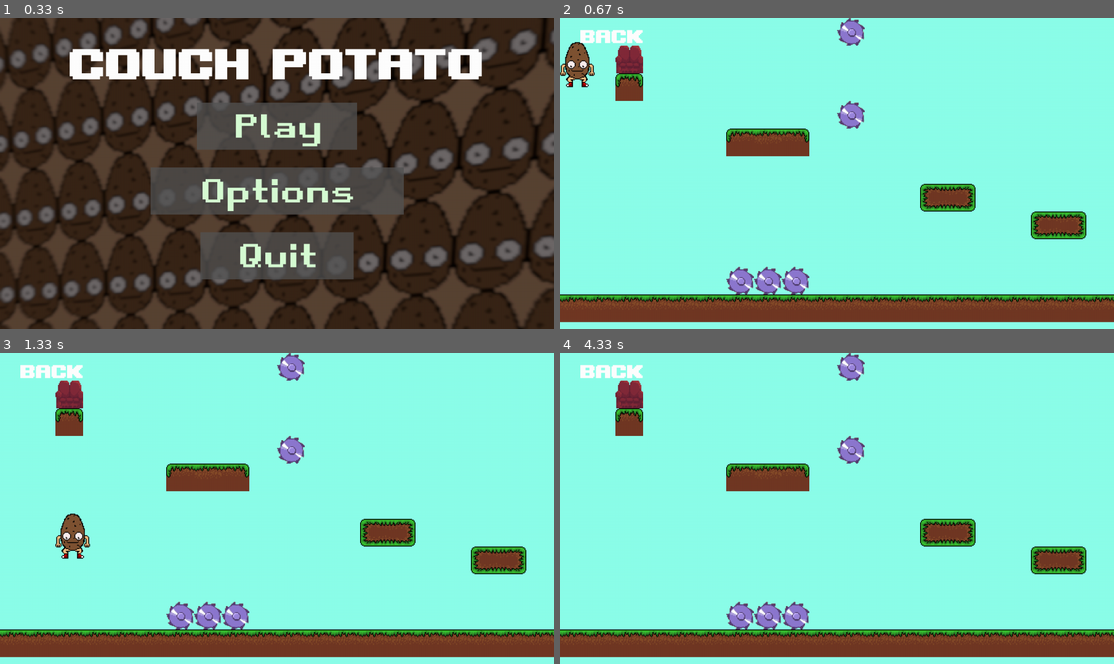
Above: before the commit, frames 1-4 (two rows, left to right).
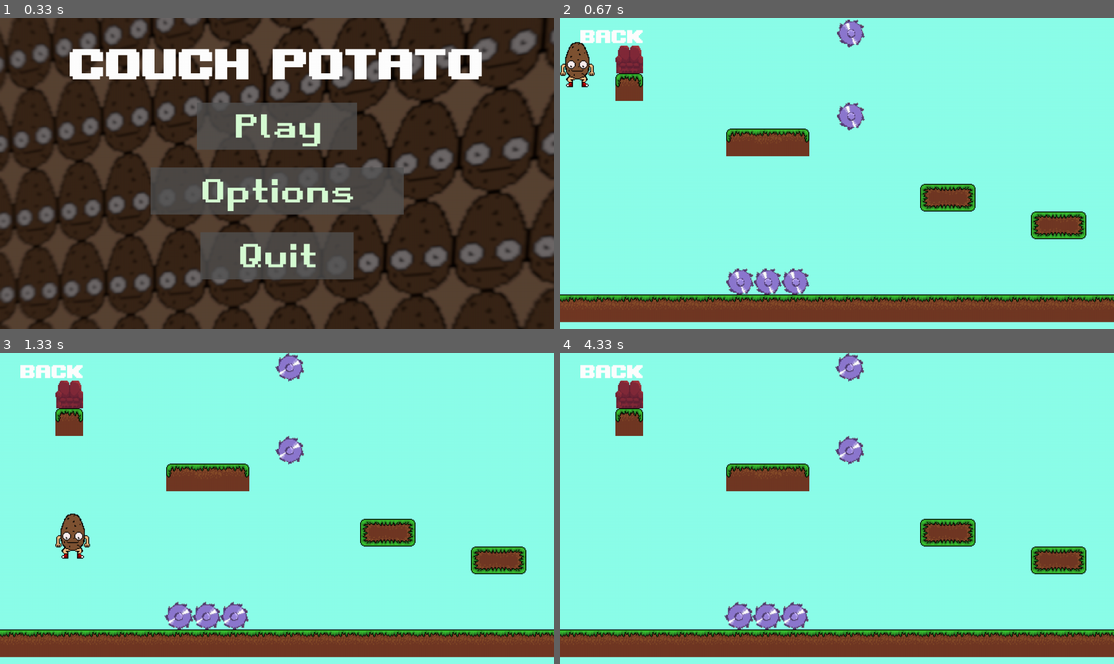
Above: after the commit, the same moments.

Repository: 6Danio6/gra-pygame
Game: pygame game, started from main.py
The game is run twice, just before and just after one commit, with the same random seed, the same clock (stepped at 60 frames per second) and the same inputs.
Inputs (mouse positions are in pixels of both pictures, inside the frame that each line leads up to):
- Up to frame 1 (0.33 s): no input
- Up to frame 2 (0.67 s): click (837, 173) at 0.38 s
- Up to frame 3 (1.33 s): hold D 0.67-1.13 s; hold W from 1.17 s (still down)
- Up to frame 4 (4.33 s): release W at 1.47 s; hold A 1.5-1.97 s

Frame 1 is identical in both runs. In frame 2, 0.8% of the frame differs, in the area x 30-55%, y 0-89%; in frame 3, 1.0%, in the area x 29-55%, y 0-89%; in frame 4, 1.0%.

Commit message:
Add files via upload

Diff:
--- a/gra.py
+++ b/gra.py
@@ -6,18 +6,16 @@
     tile_pics = settings.load_tiles()
     game_map = settings.load_map(f"maps/map{map_number}.txt")
     player = Player(player_x, player_y)
-    tiles = settings.display_map(game_map, tile_pics)[0]
-    saws = settings.display_map(game_map, tile_pics)[1]
-    couch = settings.display_map(game_map, tile_pics)[2]
+    tiles, saws, couch = settings.display_map(game_map, tile_pics, settings.angle)
     while True:
         PLAY_MOUSE_POS = pygame.mouse.get_pos()
 
         settings.Display.fill((140, 255, 234))
 
+        settings.angle -= 2
+
         keys = pygame.key.get_pressed()
-        tiles = settings.display_map(game_map, tile_pics)[0]
-        saws = settings.display_map(game_map, tile_pics)[1]
-        couch = settings.display_map(game_map, tile_pics)[2]
+        tiles, saws, couch = settings.display_map(game_map, tile_pics, settings.angle)
 
         player.tick(keys, tiles, saws, couch)
         player.draw()
--- a/settings.py
+++ b/settings.py
@@ -21,6 +21,7 @@
 saw_img = pygame.transform.scale(saw_img, (32,32))
 couch_img = pygame.image.load("couch.png")
 couch_img = pygame.transform.scale(couch_img, (32,32))
+angle = 0
 
 # functions
 
@@ -71,7 +72,7 @@
         game_map.append(row.split(" "))
     return(game_map)
 
-def display_map(game_map, tilepics):        #           1-53 = tiles        98 = saw        99 = couch
+def display_map(game_map, tilepics, angle):        #           1-53 = tiles        98 = saw        99 = couch
     tile_size = tilepics[0].get_width()
     tile_rects = []
     saw_rects = []
@@ -86,14 +87,15 @@
                     tile_rects.append(pygame.Rect(x * tile_size, y * tile_size, tile_size, tile_size))
                     break
             if int(tile) == 98:
-                Display.blit(saw_img,(x*tile_size, y*tile_size))
+                saw_img_copy = pygame.transform.rotate(saw_img,angle).copy()
+                Display.blit(saw_img_copy,(x*tile_size - int(saw_img_copy.get_width() / 2) + saw_img.get_width()/2, y*tile_size - int(saw_img_copy.get_height() / 2)+saw_img.get_height()/2))
                 saw_rects.append(pygame.Rect(x*tile_size + 10 , y*tile_size + 10, tile_size - 20, tile_size - 20))
             if int(tile) == 99:
                 Display.blit(couch_img,(x*tile_size, y*tile_size))
                 couch_rect.append(pygame.Rect(x*tile_size , y*tile_size, tile_size, tile_size))
             x += 1
         y += 1
-    return [tile_rects, saw_rects, couch_rect]
+    return tile_rects, saw_rects, couch_rect
 
 def load_animation(path, frame_durations):
     animation_name = path.split("/")[-1]
